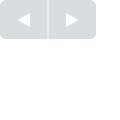
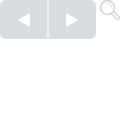
Layered file, before and after one edit (120 x 120). Changes by layer:
added layer "Laag 2" above "Laag 1 kopie" over [100, 0, 120, 20]
